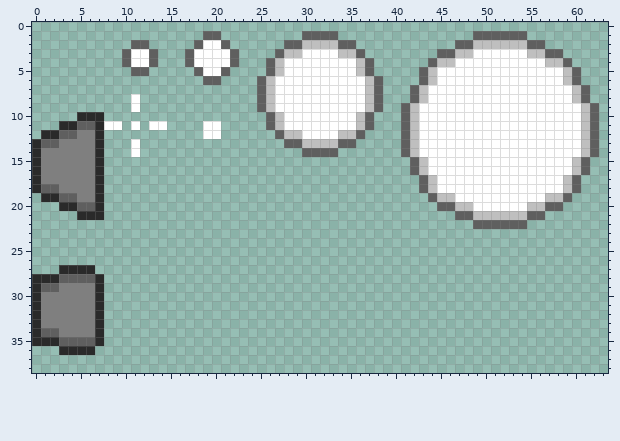
File history of a pixel-art file, assets/basic.aseprite. Above: the version before the commit.
64x64 pixels, 1 frame. Shown: x 0..63, y 0..38.
Once edited:
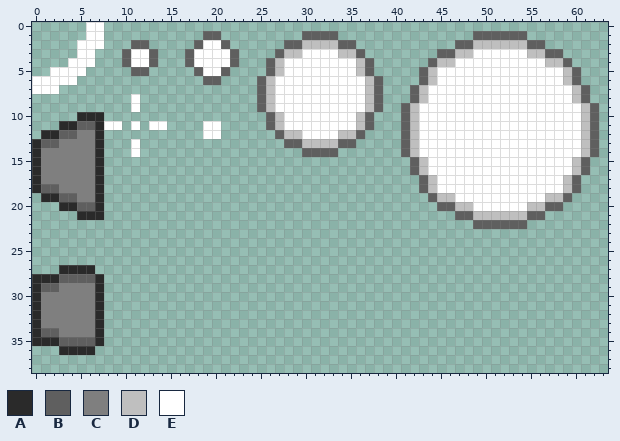
Palette (. is transparent): A #2a2a2a  B #5f5f5f  C #7f7f7f  D #bfbfbf  E #ffffff
Difference:
@@ x 0..9 @@
- 0 ..........
- 1 ..........
- 2 ..........
- 3 ..........
- 4 ..........
- 5 ..........
- 6 ..........
- 7 ..........
+ 0 ......EE..
+ 1 ......EE..
+ 2 .....EEE..
+ 3 .....EE...
+ 4 ....EEE...
+ 5 ..EEEE....
+ 6 EEEEE.....
+ 7 EEE.......
  8 ..........
